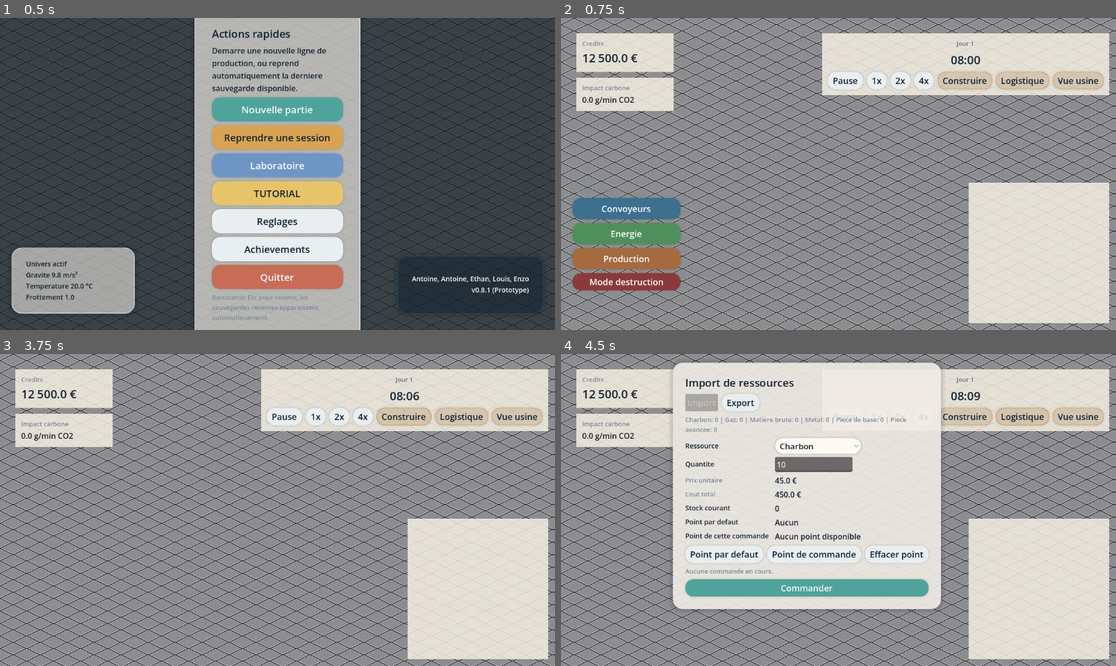
Above: before the commit, frames 1-4 (two rows, left to right).
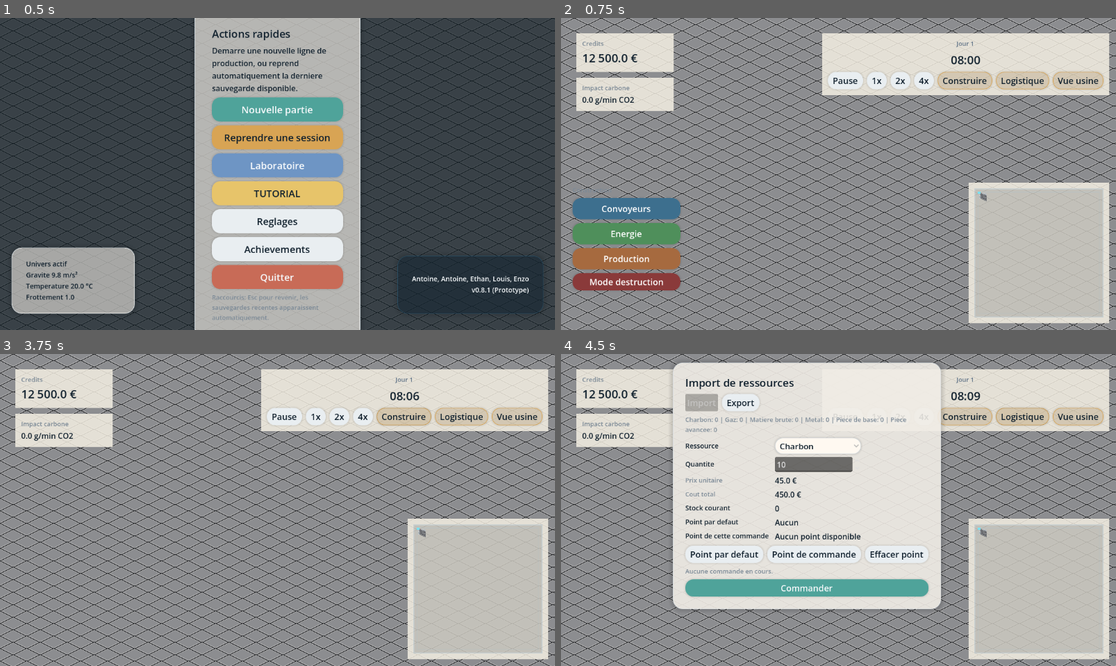
Above: after the commit, the same moments.

Repository: AApoLLoo/Projet
Game: Godot game, scene res://scene/main_menu.tscn
Same seed, same stepped clock (60 frames per second), same inputs: the game is played once before the commit and once after it.
Inputs:
- Up to frame 1 (0.5 s): no input
- Up to frame 2 (0.75 s): click "Nouvelle partie" at 0.5 s
- Up to frame 3 (3.75 s): click "1x" at 1.25 s; click "2x" at 2 s; click "4x" at 2.75 s; click "Construire" at 3.5 s
- Up to frame 4 (4.5 s): click "Logistique" at 4.25 s

Frame 1 is identical in both runs. In frame 2, 9.6% of the frame differs, in the area x 74-98%, y 54-96%; in frame 3, 9.6%; in frame 4, 9.6%.

Commit message:
Add minimap overlay and HUD integration
Introduce an interactive minimap overlay and integrate it into the HUD. Adds a new MinimapOverlay Control (script + uid) which draws world bounds, entity markers and the main camera rect and emits navigate_requested on clicks. Update HUD scene to include a MinimapSurface, move SubViewport/Camera under it, and attach the MinimapOverlay script. Extend HUD.gd with minimap setup/update logic: viewport sizing, camera syncing/zoom, marker building, navigation handling, and minimap-related colors/constants. Add helper APIs: CameraController.get_visible_world_rect and Floor.get_world_bounds to provide world/camera geometry used by the minimap. Overall enables synced rendering and click-to-navigate interaction between the main view and the minimap.

Diff:
--- a/scene/camera_controller.gd
+++ b/scene/camera_controller.gd
@@ -98,6 +98,15 @@
 func get_camera_world_position() -> Vector2:
 	return global_position
 
+func get_visible_world_rect() -> Rect2:
+	var viewport_size: Vector2 = get_viewport_rect().size
+	var visible_size: Vector2 = Vector2(
+		viewport_size.x / maxf(zoom.x, 0.001),
+		viewport_size.y / maxf(zoom.y, 0.001)
+	)
+	var visible_position: Vector2 = global_position - visible_size * 0.5
+	return Rect2(visible_position, visible_size)
+
 func _is_pan_button(button_index: MouseButton) -> bool:
 	return button_index == MOUSE_BUTTON_LEFT or button_index == MOUSE_BUTTON_MIDDLE or button_index == MOUSE_BUTTON_RIGHT
 
--- a/scene/floor.gd
+++ b/scene/floor.gd
@@ -121,6 +121,16 @@
 		"active_chunk_radius" : 2,
 	}
 
+func get_world_bounds() -> Rect2:
+	var generation_state: Dictionary = get_generation_state()
+	var cell_size_value: float = float(generation_state.get("cell_size", 32))
+	var grid_width_value: float = float(generation_state.get("grid_width", 0))
+	var grid_height_value: float = float(generation_state.get("grid_height", 0))
+	return Rect2(
+		Vector2.ZERO,
+		Vector2(grid_width_value * cell_size_value, grid_height_value * cell_size_value)
+	)
+
 func _to_int(value: Variant, fallback: int) -> int:
 	if value is int:
 		return int(value)
--- a/scene/hud.tscn
+++ b/scene/hud.tscn
@@ -1,6 +1,7 @@
 [gd_scene format=3 uid="uid://bnit1gqnd4kqp"]
 
 [ext_resource type="Script" uid="uid://5nx80apmymd" path="res://script/HUD.gd" id="1_hud"]
+[ext_resource type="Script" path="res://script/MinimapOverlay.gd" id="2_minimap_overlay"]
 
 [node name="HUD" type="CanvasLayer" unique_id=745135006]
 script = ExtResource("1_hud")
@@ -111,19 +112,47 @@
 theme_override_constants/margin_right = 12
 theme_override_constants/margin_bottom = 12
 
-[node name="SubViewportContainer" type="SubViewportContainer" parent="MinimapContainer/MarginContainer" unique_id=215455807]
-layout_mode = 2
+[node name="MinimapSurface" type="Control" parent="MinimapContainer/MarginContainer" unique_id=215455806]
+unique_name_in_owner = true
+layout_mode = 2
+size_flags_horizontal = 3
+size_flags_vertical = 3
+
+[node name="SubViewportContainer" type="SubViewportContainer" parent="MinimapContainer/MarginContainer/MinimapSurface" unique_id=215455807]
+anchors_preset = 15
+anchor_right = 1.0
+anchor_bottom = 1.0
+offset_right = 0.0
+offset_bottom = 0.0
+grow_horizontal = 2
+grow_vertical = 2
+mouse_filter = 2
 stretch = true
 
-[node name="SubViewport" type="SubViewport" parent="MinimapContainer/MarginContainer/SubViewportContainer" unique_id=700621053]
+[node name="SubViewport" type="SubViewport" parent="MinimapContainer/MarginContainer/MinimapSurface/SubViewportContainer" unique_id=700621053]
+unique_name_in_owner = true
 transparent_bg = true
+disable_3d = true
 handle_input_locally = false
 size = Vector2i(292, 292)
 render_target_update_mode = 4
 
-[node name="MinimapCamera" type="Camera2D" parent="MinimapContainer/MarginContainer/SubViewportContainer/SubViewport" unique_id=1370892464]
+[node name="MinimapCamera" type="Camera2D" parent="MinimapContainer/MarginContainer/MinimapSurface/SubViewportContainer/SubViewport" unique_id=1370892464]
 unique_name_in_owner = true
 zoom = Vector2(0.05, 0.05)
+
+[node name="MinimapOverlay" type="Control" parent="MinimapContainer/MarginContainer/MinimapSurface" unique_id=215455808]
+unique_name_in_owner = true
+layout_mode = 1
+anchors_preset = 15
+anchor_right = 1.0
+anchor_bottom = 1.0
+offset_right = 0.0
+offset_bottom = 0.0
+grow_horizontal = 2
+grow_vertical = 2
+mouse_filter = 1
+script = ExtResource("2_minimap_overlay")
 
 [node name="ResourcesContainer" type="MarginContainer" parent="." unique_id=590475848]
 offset_left = 18.0
--- a/script/HUD.gd
+++ b/script/HUD.gd
@@ -14,6 +14,8 @@
 @onready var co2_label: Label = %CO2Label
 @onready var top_hud_background: ColorRect = $MarginContainer/ColorRect
 @onready var minimap_background: ColorRect = $MinimapContainer/ColorRect
+@onready var minimap_surface: Control = %MinimapSurface
+@onready var minimap_viewport: SubViewport = %SubViewport
 @onready var resources_background: ColorRect = $ResourcesContainer/ColorRect
 @onready var co2_background: ColorRect = $CO2Container/ColorRect
 @onready var resources_caption: Label = $ResourcesContainer/MarginContainer/VBoxContainer/Caption
@@ -138,8 +140,14 @@
 	}
 }
 @onready var minimap_camera: Camera2D = %MinimapCamera
+@onready var minimap_overlay: Control = %MinimapOverlay
 
 const ENTITY_PANEL_SCENE := preload("res://scene/entity_panel.tscn")
+const MINIMAP_FACTORY_COLOR: Color = Color(0.95, 0.71, 0.28, 0.96)
+const MINIMAP_TURBINE_COLOR: Color = Color(0.4, 0.88, 0.52, 0.96)
+const MINIMAP_CONVEYOR_COLOR: Color = Color(0.88, 0.9, 0.93, 0.82)
+const MINIMAP_DELIVERY_COLOR: Color = Color(1.0, 0.82, 0.24, 1.0)
+const MINIMAP_ORDER_TARGET_COLOR: Color = Color(0.35, 0.9, 1.0, 1.0)
 var _entity_panel: PanelContainer = null
 var _building_manager: Node = null
 var _delivery_manager: Node = null
@@ -148,6 +156,8 @@
 var _orderable_resources: Array[Dictionary] = []
 var _is_delivery_point_selection_active: bool = false
 var _order_mode: String = ORDER_MODE_IMPORT
+var _minimap_world_rect: Rect2 = Rect2()
+var _minimap_viewport_size: Vector2i = Vector2i.ZERO
 
 func _ready() -> void:
 	_ensure_input_actions()
@@ -228,6 +238,7 @@
 	_update_time_display(hour, minute)
 	_update_session_overview()
 	_bind_runtime_managers()
+	_setup_minimap()
 	_setup_order_panel()
 
 	# --- GESTION DU MENU DE CONSTRUCTION ---
@@ -443,10 +454,162 @@
 		_entity_panel.setup(entity)
 
 func _process(_delta: float) -> void:
-	# Synchroniser la caméra de la minimap avec la caméra principale
-	var main_camera = get_viewport().get_camera_2d()
-	if main_camera and is_instance_valid(main_camera):
-		minimap_camera.global_position = main_camera.global_position
+	_update_minimap()
+
+func _setup_minimap() -> void:
+	if minimap_viewport:
+		minimap_viewport.world_2d = get_viewport().world_2d
+		minimap_viewport.transparent_bg = true
+		minimap_viewport.render_target_update_mode = SubViewport.UPDATE_ALWAYS
+	if minimap_camera:
+		minimap_camera.enabled = true
+	if minimap_overlay and minimap_overlay.has_signal("navigate_requested") and not minimap_overlay.navigate_requested.is_connected(_on_minimap_navigate_requested):
+		minimap_overlay.navigate_requested.connect(_on_minimap_navigate_requested)
+	_sync_minimap_viewport_size()
+
+func _update_minimap() -> void:
+	if minimap_overlay == null:
+		return
+
+	var main_camera: Camera2D = _get_main_camera()
+	var world_rect: Rect2 = _get_minimap_world_rect()
+	if world_rect.size.x <= 0.0 or world_rect.size.y <= 0.0 or main_camera == null:
+		if minimap_overlay.has_method("clear_state"):
+			minimap_overlay.call("clear_state")
+		return
+
+	_sync_minimap_viewport_size()
+	_sync_minimap_camera(world_rect)
+	var camera_rect: Rect2 = _get_camera_visible_rect(main_camera)
+	var markers: Array[Dictionary] = _build_minimap_markers()
+	if minimap_overlay.has_method("update_state"):
+		minimap_overlay.call("update_state", world_rect, camera_rect, markers)
+
+func _get_main_camera() -> Camera2D:
+	var current_camera: Camera2D = get_viewport().get_camera_2d()
+	if current_camera == minimap_camera:
+		return null
+	return current_camera
+
+func _get_minimap_world_rect() -> Rect2:
+	if _minimap_world_rect.size.x > 0.0 and _minimap_world_rect.size.y > 0.0:
+		return _minimap_world_rect
+
+	var current_scene: Node = get_tree().current_scene
+	if current_scene == null:
+		return Rect2()
+
+	var floor_node: Node = current_scene.find_child("Floor", true, false)
+	if floor_node and floor_node.has_method("get_world_bounds"):
+		_minimap_world_rect = floor_node.call("get_world_bounds")
+		return _minimap_world_rect
+	if floor_node and floor_node.has_method("get_generation_state"):
+		var generation_state: Dictionary = floor_node.call("get_generation_state")
+		var cell_size_value: float = float(generation_state.get("cell_size", 32))
+		var grid_width_value: float = float(generation_state.get("grid_width", 0))
+		var grid_height_value: float = float(generation_state.get("grid_height", 0))
+		_minimap_world_rect = Rect2(Vector2.ZERO, Vector2(grid_width_value * cell_size_value, grid_height_value * cell_size_value))
+	return _minimap_world_rect
+
+func _sync_minimap_viewport_size() -> void:
+	if minimap_viewport == null or minimap_surface == null:
+		return
+	var surface_size: Vector2 = minimap_surface.size
+	var next_size: Vector2i = Vector2i(
+		maxi(1, int(round(surface_size.x))),
+		maxi(1, int(round(surface_size.y)))
+	)
+	if next_size == _minimap_viewport_size:
+		return
+	_minimap_viewport_size = next_size
+	minimap_viewport.size = next_size
+
+func _sync_minimap_camera(world_rect: Rect2) -> void:
+	if minimap_camera == null or minimap_viewport == null:
+		return
+	minimap_camera.enabled = true
+	minimap_camera.global_position = world_rect.get_center()
+	var viewport_size: Vector2i = minimap_viewport.size
+	if viewport_size.x <= 0 or viewport_size.y <= 0:
+		return
+	var zoom_x: float = float(viewport_size.x) / maxf(world_rect.size.x, 1.0)
+	var zoom_y: float = float(viewport_size.y) / maxf(world_rect.size.y, 1.0)
+	var target_zoom: float = maxf(minf(zoom_x, zoom_y) * 0.9, 0.0001)
+	minimap_camera.zoom = Vector2(target_zoom, target_zoom)
+
+func _get_camera_visible_rect(main_camera: Camera2D) -> Rect2:
+	if main_camera.has_method("get_visible_world_rect"):
+		return main_camera.call("get_visible_world_rect")
+	var viewport_size: Vector2 = get_viewport().get_visible_rect().size
+	var visible_size: Vector2 = Vector2(
+		viewport_size.x / maxf(main_camera.zoom.x, 0.001),
+		viewport_size.y / maxf(main_camera.zoom.y, 0.001)
+	)
+	return Rect2(main_camera.global_position - visible_size * 0.5, visible_size)
+
+func _build_minimap_markers() -> Array[Dictionary]:
+	var markers: Array[Dictionary] = []
+	if EntityManager:
+		for entity_variant in EntityManager.entities.values():
+			var entity: Entity = entity_variant as Entity
+			if entity == null or not is_instance_valid(entity):
+				continue
+			markers.append({
+				"position": entity.global_position,
+				"color": _get_minimap_entity_color(entity.entity_type),
+				"radius": _get_minimap_entity_radius(entity.entity_type)
+			})
+	if GameManager and GameManager.has_method("get_default_delivery_point_state"):
+		var default_point: Dictionary = GameManager.get_default_delivery_point_state()
+		if bool(default_point.get("has_point", false)):
+			markers.append({
+				"position": Vector2(float(default_point.get("world_x", 0.0)), float(default_point.get("world_y", 0.0))),
+				"color": MINIMAP_DELIVERY_COLOR,
+				"radius": 4.0
+			})
+	if bool(_pending_order_delivery_point.get("has_point", false)):
+		markers.append({
+			"position": Vector2(float(_pending_order_delivery_point.get("world_x", 0.0)), float(_pending_order_delivery_point.get("world_y", 0.0))),
+			"color": MINIMAP_ORDER_TARGET_COLOR,
+			"radius": 4.0
+		})
+	return markers
+
+func _get_minimap_entity_color(entity_type: String) -> Color:
+	if entity_type == "factory":
+		return MINIMAP_FACTORY_COLOR
+	if entity_type == "turbine":
+		return MINIMAP_TURBINE_COLOR
+	return MINIMAP_CONVEYOR_COLOR
+
+func _get_minimap_entity_radius(entity_type: String) -> float:
+	if entity_type == "factory":
+		return 3.4
+	if entity_type == "turbine":
+		return 3.0
+	return 2.1
+
+func _on_minimap_navigate_requested(world_position: Vector2) -> void:
+	if _is_minimap_navigation_blocked():
+		return
+	var main_camera: Camera2D = _get_main_camera()
+	if main_camera == null:
+		return
+	if main_camera.has_method("set_camera_world_position"):
+		main_camera.call("set_camera_world_position", world_position)
+	else:
+		main_camera.global_position = world_position
+
+func _is_minimap_navigation_blocked() -> bool:
+	if _building_manager == null:
+		return false
+	if _building_manager.has_method("is_delivery_point_selection_active") and bool(_building_manager.call("is_delivery_point_selection_active")):
+		return true
+	if bool(_building_manager.get("is_building")):
+		return true
+	if bool(_building_manager.get("is_destroying")):
+		return true
+	return false
 
 func _on_time_changed(hour: int, minute: int) -> void:
 	_update_time_display(hour, minute)
--- /dev/null
+++ b/script/MinimapOverlay.gd
@@ -0,0 +1,128 @@
+extends Control
+class_name MinimapOverlay
+
+signal navigate_requested(world_position: Vector2)
+
+const BACKDROP_COLOR: Color = Color(0.06, 0.09, 0.12, 0.16)
+const BORDER_COLOR: Color = Color(0.82, 0.9, 0.95, 0.42)
+const WORLD_FRAME_COLOR: Color = Color(0.65, 0.78, 0.86, 0.28)
+const CAMERA_FILL_COLOR: Color = Color(0.28, 0.82, 1.0, 0.12)
+const CAMERA_BORDER_COLOR: Color = Color(0.42, 0.92, 1.0, 0.92)
+const CONTENT_PADDING: float = 8.0
+const MIN_MARKER_RADIUS: float = 2.0
+
+var _world_rect: Rect2 = Rect2()
+var _camera_rect: Rect2 = Rect2()
+var _entity_markers: Array[Dictionary] = []
+var _has_world_rect: bool = false
+
+func _ready() -> void:
+	mouse_filter = Control.MOUSE_FILTER_STOP
+	clip_contents = true
+	mouse_default_cursor_shape = Control.CURSOR_POINTING_HAND
+	resized.connect(queue_redraw)
+
+func update_state(world_rect: Rect2, camera_rect: Rect2, entity_markers: Array[Dictionary]) -> void:
+	_world_rect = world_rect
+	_camera_rect = camera_rect
+	_entity_markers = entity_markers.duplicate(true)
+	_has_world_rect = world_rect.size.x > 0.0 and world_rect.size.y > 0.0
+	queue_redraw()
+
+func clear_state() -> void:
+	_world_rect = Rect2()
+	_camera_rect = Rect2()
+	_entity_markers.clear()
+	_has_world_rect = false
+	queue_redraw()
+
+func _draw() -> void:
+	var full_rect: Rect2 = Rect2(Vector2.ZERO, size)
+	if full_rect.size.x <= 0.0 or full_rect.size.y <= 0.0:
+		return
+
+	draw_rect(full_rect, BACKDROP_COLOR)
+	draw_rect(full_rect.grow(-1.0), BORDER_COLOR, false, 1.5)
+
+	if not _has_world_rect:
+		return
+
+	var content_rect: Rect2 = _get_content_rect()
+	if content_rect.size.x <= 0.0 or content_rect.size.y <= 0.0:
+		return
+
+	draw_rect(content_rect, WORLD_FRAME_COLOR, false, 1.0)
+	_draw_markers(content_rect)
+	_draw_camera_rect(content_rect)
+
+func _gui_input(event: InputEvent) -> void:
+	if not _has_world_rect:
+		return
+	if event is InputEventMouseButton:
+		var mouse_event: InputEventMouseButton = event
+		if mouse_event.button_index == MOUSE_BUTTON_LEFT and mouse_event.pressed:
+			var content_rect: Rect2 = _get_content_rect()
+			if not content_rect.has_point(mouse_event.position):
+				return
+			navigate_requested.emit(_unproject_local_position(mouse_event.position, content_rect))
+			accept_event()
+
+func _draw_markers(content_rect: Rect2) -> void:
+	for marker in _entity_markers:
+		var marker_position: Variant = marker.get("position", Vector2.ZERO)
+		if not (marker_position is Vector2):
+			continue
+		var local_position: Vector2 = _project_world_position(marker_position, content_rect)
+		if not content_rect.grow(6.0).has_point(local_position):
+			continue
+		var marker_color: Color = marker.get("color", Color(0.9, 0.94, 0.98, 0.95))
+		var marker_radius: float = maxf(float(marker.get("radius", MIN_MARKER_RADIUS)), MIN_MARKER_RADIUS)
+		draw_circle(local_position, marker_radius, marker_color)
+
+func _draw_camera_rect(content_rect: Rect2) -> void:
+	if _camera_rect.size.x <= 0.0 or _camera_rect.size.y <= 0.0:
+		return
+	var projected_camera_rect: Rect2 = _project_world_rect(_camera_rect, content_rect)
+	var clipped_camera_rect: Rect2 = projected_camera_rect.intersection(content_rect)
+	if clipped_camera_rect.size.x <= 0.0 or clipped_camera_rect.size.y <= 0.0:
+		return
+	if clipped_camera_rect.size.x < 2.0:
+		clipped_camera_rect.size.x = 2.0
+	if clipped_camera_rect.size.y < 2.0:
+		clipped_camera_rect.size.y = 2.0
+	draw_rect(clipped_camera_rect, CAMERA_FILL_COLOR)
+	draw_rect(clipped_camera_rect, CAMERA_BORDER_COLOR, false, 1.5)
+
+func _project_world_rect(world_rect: Rect2, content_rect: Rect2) -> Rect2:
+	var top_left: Vector2 = _project_world_position(world_rect.position, content_rect)
+	var bottom_right: Vector2 = _project_world_position(world_rect.end, content_rect)
+	return Rect2(top_left, bottom_right - top_left).abs()
+
+func _project_world_position(world_position: Vector2, content_rect: Rect2) -> Vector2:
+	var normalized: Vector2 = Vector2(
+		clampf((world_position.x - _world_rect.position.x) / _world_rect.size.x, 0.0, 1.0),
+		clampf((world_position.y - _world_rect.position.y) / _world_rect.size.y, 0.0, 1.0)
+	)
+	return Vector2(
+		content_rect.position.x + normalized.x * content_rect.size.x,
+		content_rect.position.y + normalized.y * content_rect.size.y
+	)
+
+func _unproject_local_position(local_position: Vector2, content_rect: Rect2) -> Vector2:
+	var normalized: Vector2 = Vector2(
+		clampf((local_position.x - content_rect.position.x) / maxf(content_rect.size.x, 1.0), 0.0, 1.0),
+		clampf((local_position.y - content_rect.position.y) / maxf(content_rect.size.y, 1.0), 0.0, 1.0)
+	)
+	return Vector2(
+		_world_rect.position.x + normalized.x * _world_rect.size.x,
+		_world_rect.position.y + normalized.y * _world_rect.size.y
+	)
+
+func _get_content_rect() -> Rect2:
+	return Rect2(
+		Vector2(CONTENT_PADDING, CONTENT_PADDING),
+		Vector2(
+			maxf(size.x - CONTENT_PADDING * 2.0, 0.0),
+			maxf(size.y - CONTENT_PADDING * 2.0, 0.0)
+		)
+	)
Not shown, added: script/MinimapOverlay.gd.uid
